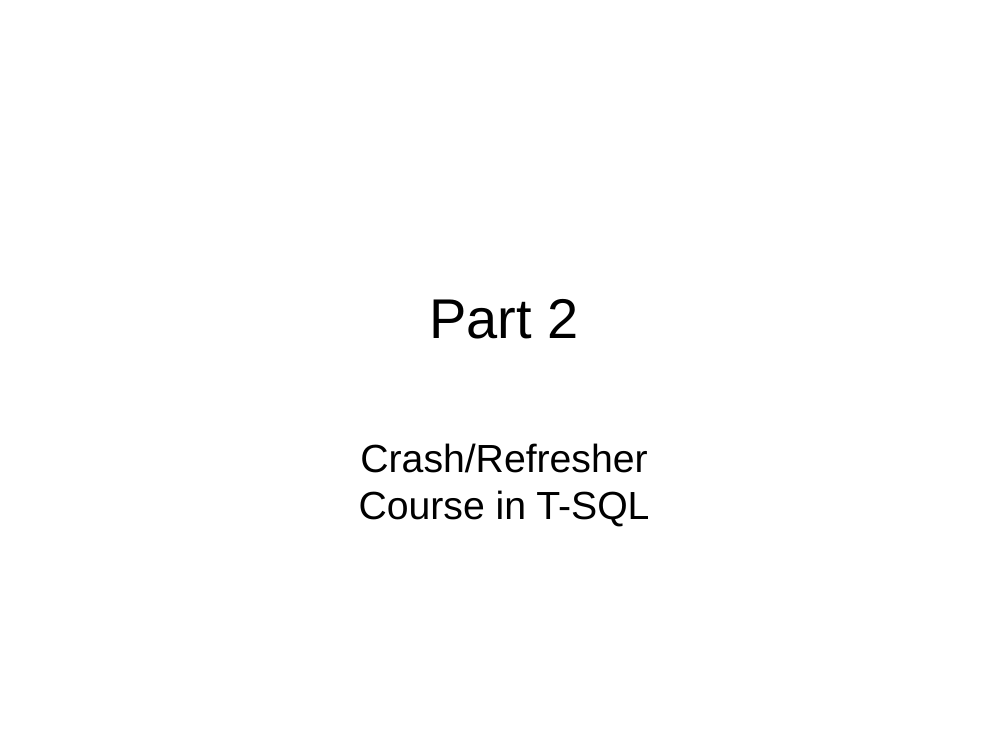
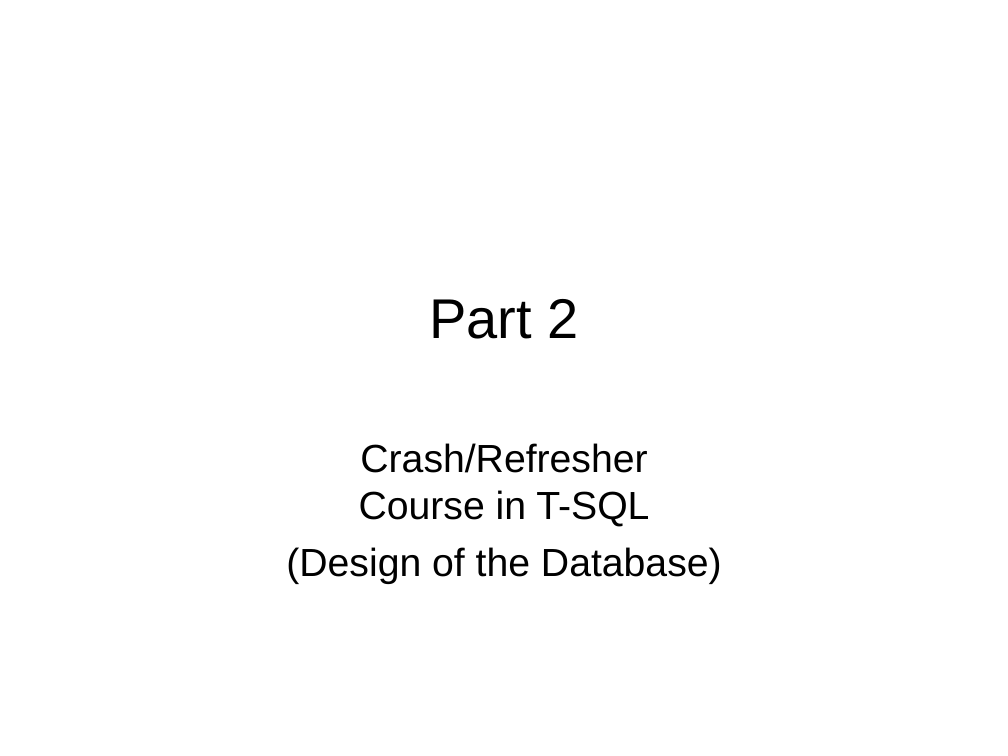
Before and after one commit to LIPHP/Employee-Contact-List, a slide deck: slide 9 of Docs/Using Microsoft SQL Server with PHP.ppt. Drawn at 1008x756 pixels with LibreOffice and Linux fonts; fonts in the diff are those of the drawing. Boxes give left, top, right and bottom in pixels: in the first picture for what was removed or moved away, otherwise in the second. Text is boxed around its words. In the diff, an @@ line names an element or a change of style, - is before the commit and + after.

```diff
--- a/Docs/Using Microsoft SQL Server with PHP.ppt
+++ b/Docs/Using Microsoft SQL Server with PHP.ppt
@@ subtitle at box(286, 547, 722, 584): paragraph added @@
+(Design of the Database)
```
Also in this commit, not shown: 7 other slides changed, 8 slides added, 1 slide removed, 3 other files.
